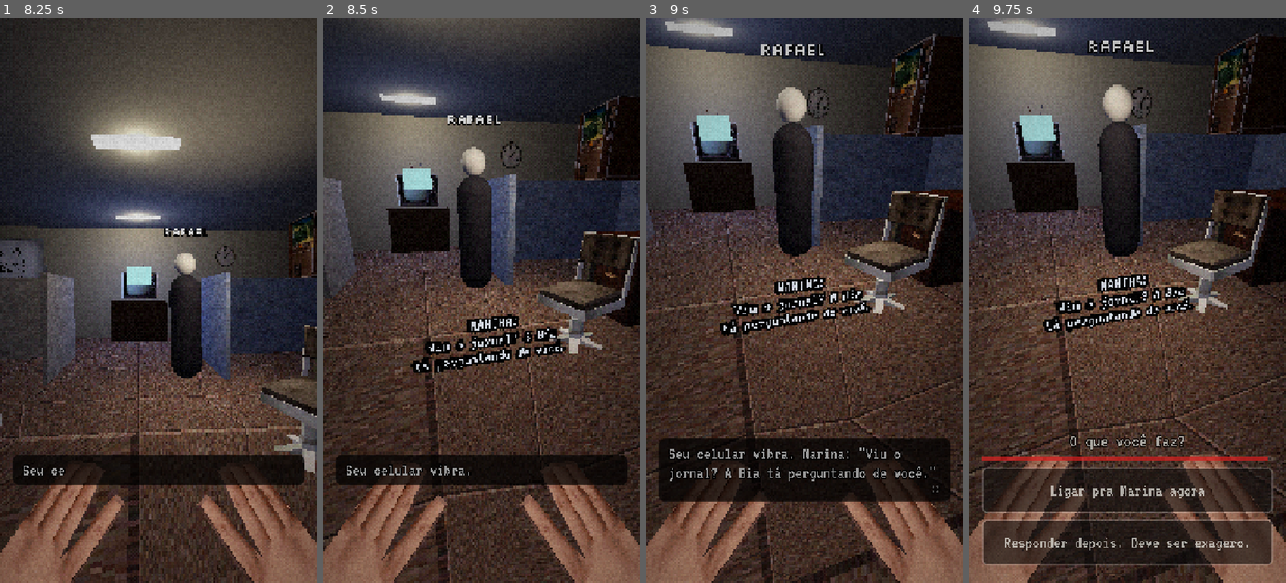
Above: before the commit, frames 1-4 (left to right).
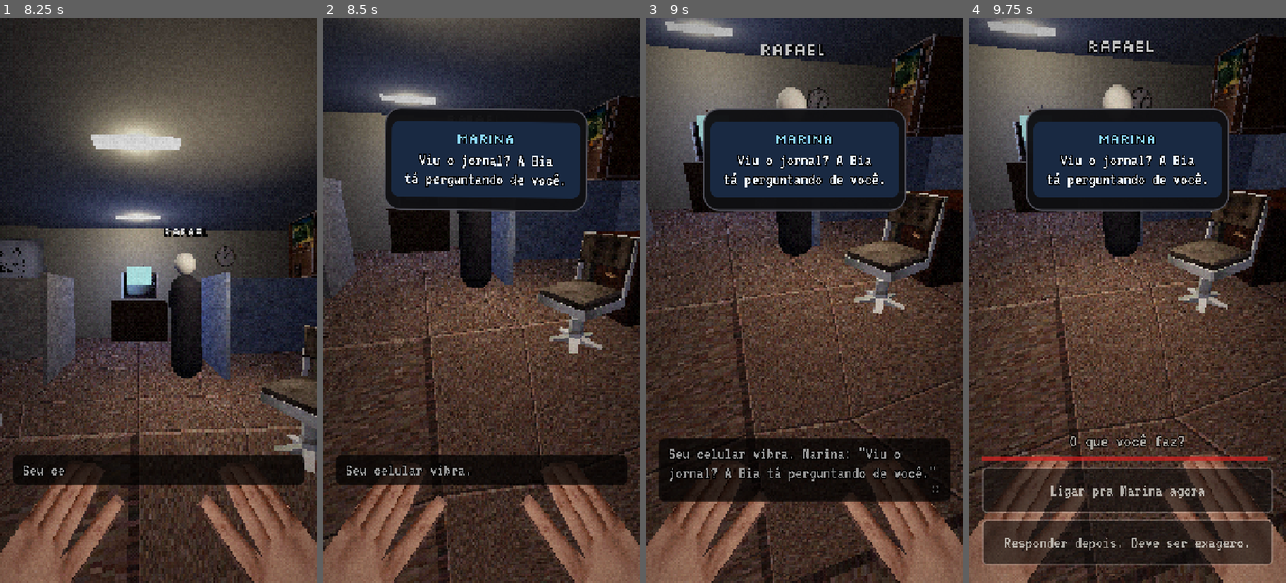
Above: after the commit, the same moments.

Repository: motathi/terror_game
Game: Godot game, scene res://scenes/main_menu.tscn
The game is run twice, just before and just after one commit, with the same random seed, the same clock (stepped at 60 frames per second) and the same inputs.
Inputs (mouse positions are in pixels of both pictures, inside the frame that each line leads up to):
- Up to frame 1 (8.25 s): click "JOGAR" at 0.5 s; tap Enter (ui_accept) at 1.25, 1.52, 4.52, 7.52 s; move the mouse to (228, 272) at 1.27 s; hold Right (ui_right) 1.28-2 s; click (228, 272) at 1.42 s; drag from (95, 328) to (142, 413) at 2.02 s; move the mouse to (190, 176) at 2.77 s; hold Right (ui_right) 2.78-3.5 s; click (190, 176) at 2.92 s; drag from (142, 413) to (63, 215) at 3.52 s; move the mouse to (253, 385) at 4.27 s; hold Left (ui_left) 4.28-5 s; click (253, 385) at 4.42 s; drag from (63, 215) to (110, 159) at 5.02 s; move the mouse to (174, 300) at 5.77 s; hold Left (ui_left) 5.78-6.5 s; click (174, 300) at 5.92 s; drag from (110, 159) to (95, 328) at 6.52 s; move the mouse to (228, 272) at 7.27 s; hold Right (ui_right) 7.28-8 s; click (228, 272) at 7.42 s; drag from (95, 328) to (142, 413) at 8.02 s
- Up to frame 2 (8.5 s): no input
- Up to frame 3 (9 s): move the mouse to (836, 176) at 8.77 s; hold Left (ui_left) from 8.78 s (still down); click (836, 176) at 8.92 s
- Up to frame 4 (9.75 s): release Left (ui_left) at 9.5 s; drag from (1111, 413) to (1032, 215) at 9.52 s

Frame 1 is identical in both runs. In frame 2, 12% of the frame differs, in the area x 19-84%, y 16-63%; in frame 3, 10%; in frame 4, 10%.

Commit message:
Tela do celular nítida na interface (no 3D em baixa resolução virava borrão)
Nova ação "celular": o aparelho aparece na interface, com o contato em
destaque e uma vibração. As mensagens da Marina, CHAMADA ENCERRADA, SEM
SINAL e LIGANDO passam a usar ela. Textos 3D pequenos (TV, armário de
incêndio) ficaram maiores.

Co-Authored-By: Claude Opus 5.5 <noreply@anthropic.com>
Claude-Session: https://claude.ai/code/session_01BRBsijJUpArFHXiZDYghN5

Diff:
--- a/game/scripts/game_screen.gd
+++ b/game/scripts/game_screen.gd
@@ -218,6 +218,7 @@
 
 
 func _show_ending(ending_id: String) -> void:
+	ui.show_phone("")
 	var data := runner.ending(ending_id)
 	var is_new := GameState.discover_ending(runner.campaign_id, ending_id)
 	var found := GameState.count_discovered(runner.campaign_id)
@@ -377,6 +378,8 @@
 					def["tint"] = s["tint"]
 				stage.jumpscare(who, def, s)
 			Audio.play_sfx(s.get("som", "susto_grito"), float(s.get("volume", 3.0)))
+		"celular":
+			ui.show_phone(s.get("texto", ""))
 		"silencio":
 			Audio.hush(dur)
 		"fx":
--- a/game/scripts/ui/dialogue_ui.gd
+++ b/game/scripts/ui/dialogue_ui.gd
@@ -25,6 +25,10 @@
 var _title_card: Label
 var _fade: ColorRect
 var _ending_layer: Control
+var _phone: PanelContainer
+var _phone_head: Label
+var _phone_body: Label
+var _phone_tween: Tween
 
 var _advance := false
 var _choice_active := false
@@ -100,6 +104,8 @@
 	_title_card.modulate.a = 0.0
 	add_child(_title_card)
 
+	_build_phone()
+
 	# --- fade ---
 	_fade = ColorRect.new()
 	_fade.color = Color.BLACK
@@ -111,6 +117,72 @@
 	UI.full_rect(_ending_layer)
 	_ending_layer.mouse_filter = Control.MOUSE_FILTER_IGNORE
 	add_child(_ending_layer)
+
+
+# --- tela do celular (nítida, na interface: na cena 3D o texto vira borrão) ----------
+
+func _build_phone() -> void:
+	_phone = PanelContainer.new()
+	var frame := UI.panel_style(Color(0.06, 0.06, 0.07, 0.97), 34, Color(0.32, 0.32, 0.36))
+	frame.content_margin_left = 16
+	frame.content_margin_right = 16
+	frame.content_margin_top = 30
+	frame.content_margin_bottom = 30
+	_phone.add_theme_stylebox_override("panel", frame)
+	_phone.anchor_left = 0.18
+	_phone.anchor_right = 0.82
+	_phone.anchor_top = 0.16
+	_phone.anchor_bottom = 0.16
+	_phone.mouse_filter = Control.MOUSE_FILTER_IGNORE
+	_phone.pivot_offset = Vector2(230, 150)
+	add_child(_phone)
+	var screen := PanelContainer.new()
+	var glow := UI.panel_style(Color(0.1, 0.16, 0.26), 18)
+	glow.content_margin_top = 18
+	glow.content_margin_bottom = 22
+	screen.add_theme_stylebox_override("panel", glow)
+	screen.mouse_filter = Control.MOUSE_FILTER_IGNORE
+	_phone.add_child(screen)
+	var v := VBoxContainer.new()
+	v.add_theme_constant_override("separation", 10)
+	v.mouse_filter = Control.MOUSE_FILTER_IGNORE
+	screen.add_child(v)
+	_phone_head = UI.label("", 30, Color(0.55, 0.85, 1.0), true)
+	v.add_child(_phone_head)
+	_phone_body = UI.label("", 40, Color(0.93, 0.96, 1.0))
+	v.add_child(_phone_body)
+	_phone.visible = false
+
+
+## Mostra a tela do celular. A primeira linha (se houver mais de uma) é o
+## cabeçalho (contato/hora). Texto vazio guarda o celular.
+func show_phone(text: String) -> void:
+	if _phone_tween and _phone_tween.is_valid():
+		_phone_tween.kill()
+	if text.strip_edges().is_empty():
+		if _phone.visible:
+			_phone_tween = create_tween()
+			_phone_tween.tween_property(_phone, "modulate:a", 0.0, 0.25)
+			_phone_tween.tween_callback(_phone.hide)
+		return
+	var lines := text.split("\n")
+	if lines.size() > 1:
+		_phone_head.text = lines[0].strip_edges().trim_suffix(":")
+		_phone_head.visible = true
+		lines.remove_at(0)
+		_phone_body.text = "\n".join(lines)
+	else:
+		_phone_head.visible = false
+		_phone_body.text = text
+	if not _phone.visible:
+		_phone.modulate.a = 0.0
+	_phone.visible = true
+	_phone.pivot_offset = _phone.size * 0.5
+	_phone_tween = create_tween()
+	_phone_tween.tween_property(_phone, "modulate:a", 1.0, 0.2)
+	for i in 4:  # vibra
+		_phone_tween.tween_property(_phone, "rotation", 0.035 if i % 2 == 0 else -0.035, 0.05)
+	_phone_tween.tween_property(_phone, "rotation", 0.0, 0.05)
 
 
 func _process(delta: float) -> void:
--- a/game/story/cap1_surto.json
+++ b/game/story/cap1_surto.json
@@ -241,16 +241,8 @@
       },
       {
        "t": 0.2,
-       "acao": "texto3d",
-       "id": "cel",
-       "texto": "MARINA:\nViu o jornal? A Bia\ntá perguntando de você.",
-       "pos": [
-        0.18,
-        0.86,
-        -0.32
-       ],
-       "tamanho": 16,
-       "cor": "#e8f0ff"
+       "acao": "celular",
+       "texto": "MARINA:\nViu o jornal? A Bia\ntá perguntando de você."
       }
      ]
     }
@@ -314,16 +306,8 @@
      "acoes": [
       {
        "t": 0,
-       "acao": "texto3d",
-       "id": "cel",
-       "texto": "",
-       "pos": [
-        0.18,
-        0.86,
-        -0.32
-       ],
-       "tamanho": 16,
-       "cor": "#e8f0ff"
+       "acao": "celular",
+       "texto": ""
       },
       {
        "t": 0,
@@ -467,16 +451,8 @@
       },
       {
        "t": 0.3,
-       "acao": "texto3d",
-       "id": "cel",
-       "texto": "CHAMADA ENCERRADA",
-       "pos": [
-        0.2,
-        1.12,
-        -0.48
-       ],
-       "tamanho": 14,
-       "cor": "#ff6060"
+       "acao": "celular",
+       "texto": "CHAMADA ENCERRADA"
       }
      ]
     },
@@ -487,14 +463,8 @@
      "acoes": [
       {
        "t": 0.5,
-       "acao": "texto3d",
-       "id": "cel",
-       "texto": "",
-       "pos": [
-        0,
-        0,
-        0
-       ]
+       "acao": "celular",
+       "texto": ""
       },
       {
        "t": 0.5,
@@ -572,6 +542,11 @@
        "de": 0.9,
        "ate": 0.0,
        "dur": 0.9
+      },
+      {
+       "t": 0,
+       "acao": "celular",
+       "texto": ""
       }
      ]
     },
@@ -592,7 +567,7 @@
         1.62,
         -6.24
        ],
-       "tamanho": 22,
+       "tamanho": 34,
        "cor": "#ffffff"
       },
       {
@@ -1022,16 +997,8 @@
       },
       {
        "t": 0.3,
-       "acao": "texto3d",
-       "id": "cel",
-       "texto": "SEM SINAL",
-       "pos": [
-        0.15,
-        0.47,
-        -0.33
-       ],
-       "tamanho": 14,
-       "cor": "#ff8080"
+       "acao": "celular",
+       "texto": "SEM SINAL"
       }
      ]
     },
@@ -1043,16 +1010,8 @@
      "acoes": [
       {
        "t": 0,
-       "acao": "texto3d",
-       "id": "cel",
-       "texto": "19:02  MARINA\nTrancamos tudo.\nA Bia dormiu. Te amo.",
-       "pos": [
-        0.15,
-        0.47,
-        -0.33
-       ],
-       "tamanho": 12,
-       "cor": "#e8f0ff"
+       "acao": "celular",
+       "texto": "19:02  MARINA\nTrancamos tudo.\nA Bia dormiu. Te amo."
       }
      ]
     },
@@ -1064,16 +1023,8 @@
      "acoes": [
       {
        "t": 0,
-       "acao": "texto3d",
-       "id": "cel",
-       "texto": "19:02  MARINA\nTô saindo. Não consigo\nficar parada aqui.",
-       "pos": [
-        0.15,
-        0.47,
-        -0.33
-       ],
-       "tamanho": 12,
-       "cor": "#e8f0ff"
+       "acao": "celular",
+       "texto": "19:02  MARINA\nTô saindo. Não consigo\nficar parada aqui."
       }
      ]
     },
@@ -1085,14 +1036,8 @@
      "acoes": [
       {
        "t": 0,
-       "acao": "texto3d",
-       "id": "cel",
-       "texto": "",
-       "pos": [
-        0,
-        0,
-        0
-       ]
+       "acao": "celular",
+       "texto": ""
       },
       {
        "t": 0,
@@ -2868,16 +2813,8 @@
       },
       {
        "t": 0.2,
-       "acao": "texto3d",
-       "id": "cel",
-       "texto": "MARINA",
-       "pos": [
-        0.1,
-        0.62,
-        -0.38
-       ],
-       "tamanho": 14,
-       "cor": "#a0ffa0"
+       "acao": "celular",
+       "texto": "MARINA"
       }
      ]
     },
@@ -2899,16 +2836,8 @@
       },
       {
        "t": 0.2,
-       "acao": "texto3d",
-       "id": "cel",
-       "texto": "SEM SINAL",
-       "pos": [
-        0.1,
-        0.62,
-        -0.38
-       ],
-       "tamanho": 14,
-       "cor": "#ff8080"
+       "acao": "celular",
+       "texto": "SEM SINAL"
       }
      ]
     },
@@ -2920,14 +2849,8 @@
      "acoes": [
       {
        "t": 0,
-       "acao": "texto3d",
-       "id": "cel",
-       "texto": "",
-       "pos": [
-        0,
-        0,
-        0
-       ]
+       "acao": "celular",
+       "texto": ""
       },
       {
        "t": 0,
@@ -5779,7 +5702,7 @@
         -0.45,
         -4.9
        ],
-       "tamanho": 30,
+       "tamanho": 44,
        "cor": "#ff3020"
       },
       {
@@ -7871,16 +7794,8 @@
      },
      {
       "t": 0,
-      "acao": "texto3d",
-      "id": "tel",
-      "texto": "LIGANDO...\nMARINA",
-      "pos": [
-       0,
-       1.25,
-       -0.55
-      ],
-      "tamanho": 28,
-      "cor": "#80ff90"
+      "acao": "celular",
+      "texto": "LIGANDO...\nMARINA"
      },
      {
       "t": 0.2,
@@ -7894,16 +7809,8 @@
      },
      {
       "t": 3.2,
-      "acao": "texto3d",
-      "id": "tel",
-      "texto": "SEM SINAL",
-      "pos": [
-       0,
-       1.25,
-       -0.55
-      ],
-      "tamanho": 28,
-      "cor": "#ff5050"
+      "acao": "celular",
+      "texto": "SEM SINAL"
      },
      {
       "t": 3.2,
@@ -7912,16 +7819,8 @@
      },
      {
       "t": 4.5,
-      "acao": "texto3d",
-      "id": "tel",
-      "texto": "",
-      "pos": [
-       0,
-       1.25,
-       -0.55
-      ],
-      "tamanho": 28,
-      "cor": "#ff5050"
+      "acao": "celular",
+      "texto": ""
      },
      {
       "t": 4.0,
Not shown, changed: docs/FORMATO_HISTORIA.md
